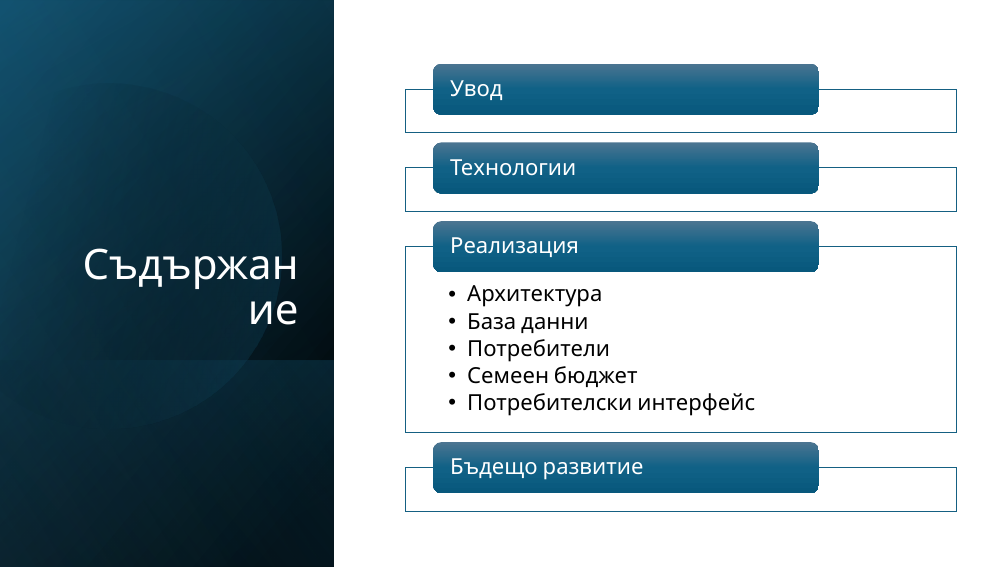
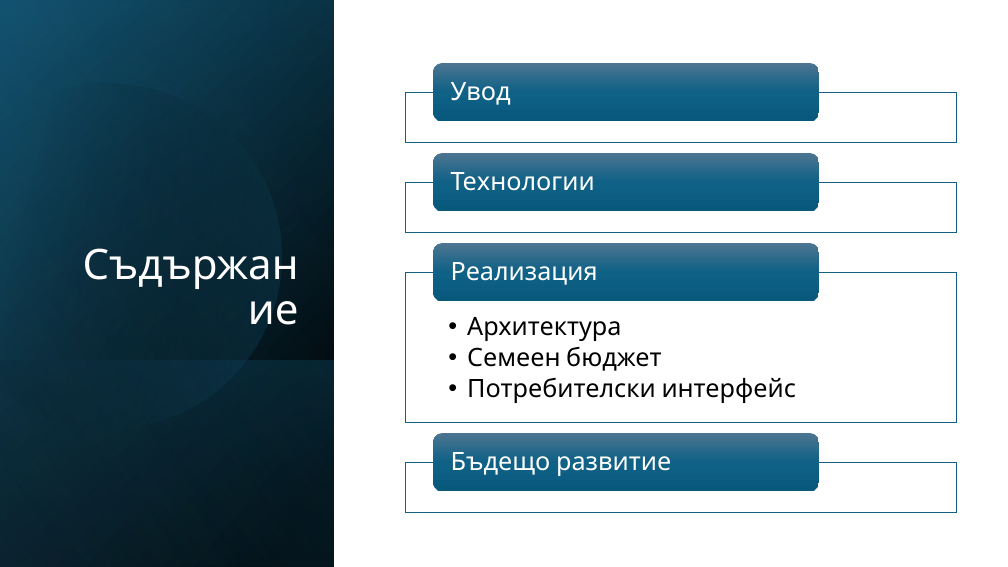
Before and after one commit to Exonault/MastersProject, a slide deck: slide 2 of Document/Presentation.pptx. Drawn at 1008x567 pixels with LibreOffice and Linux fonts; fonts in the diff are those of the drawing. Boxes give left, top, right and bottom in pixels: in the first picture for what was removed or moved away, otherwise in the second. Text is boxed around its words. In the diff, an @@ line names an element or a change of style, - is before the commit and + after.

```diff
--- a/Document/Presentation.pptx
+++ b/Document/Presentation.pptx
@@ rounded rectangle: place and size @@
-rounded rectangle at (433, 64, 819, 115)
+rounded rectangle at (433, 63, 819, 121)
@@ rectangle: place and size @@
-rectangle at (405, 89, 957, 133)
+rectangle at (405, 92, 957, 142)
@@ rounded rectangle: place and size @@
-rounded rectangle at (433, 142, 819, 194)
+rounded rectangle at (433, 153, 819, 211)
@@ text "Технологии": place and size @@
-text "Технологии" at (450, 159, 576, 175)
+text "Технологии" at (451, 172, 595, 190)
@@ rectangle: place and size @@
-rectangle at (405, 168, 957, 212)
+rectangle at (405, 182, 957, 232)
@@ rounded rectangle: place and size @@
-rounded rectangle at (433, 221, 819, 272)
+rounded rectangle at (433, 243, 819, 301)
@@ size 21 to 24 pt; more space between paragraphs in 4 elements at (451, 82, 511, 105), (451, 452, 671, 476), (451, 172, 595, 190), (451, 262, 598, 285) @@
@@ text "Реализация": place and size @@
-text "Реализация" at (450, 237, 579, 257)
+text "Реализация" at (451, 262, 598, 285)
@@ text "Архитектура": place and size @@
-text "Архитектура" at (467, 285, 755, 416)
+text "Архитектура" at (467, 317, 796, 403)
@@ text "Архитектура" at (467, 317, 796, 403): size 21 to 24 pt @@
@@ rectangle: place and size @@
-rectangle at (405, 247, 957, 433)
+rectangle at (405, 272, 957, 422)
@@ text at (467, 313, 610, 362): paragraphs removed @@
-  • База данни
-  • Потребители
@@ rounded rectangle: place and size @@
-rounded rectangle at (433, 442, 819, 494)
+rounded rectangle at (433, 433, 819, 492)
@@ rectangle: place and size @@
-rectangle at (405, 468, 957, 512)
+rectangle at (405, 462, 957, 512)
```
Also in this commit, not shown: 5 other slides changed.
